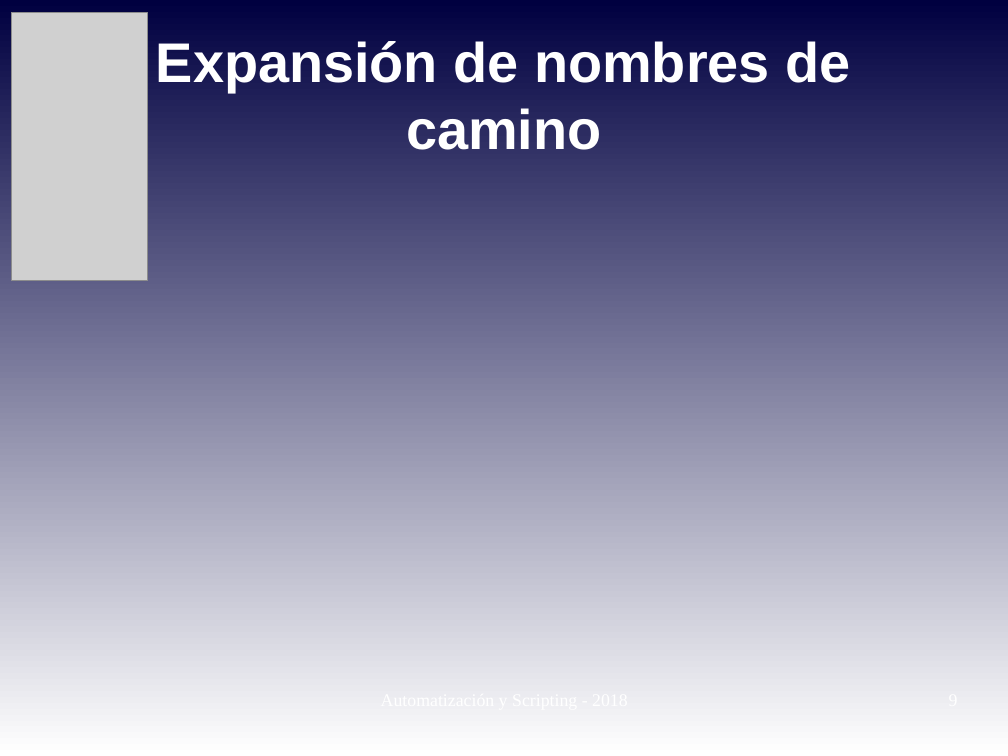
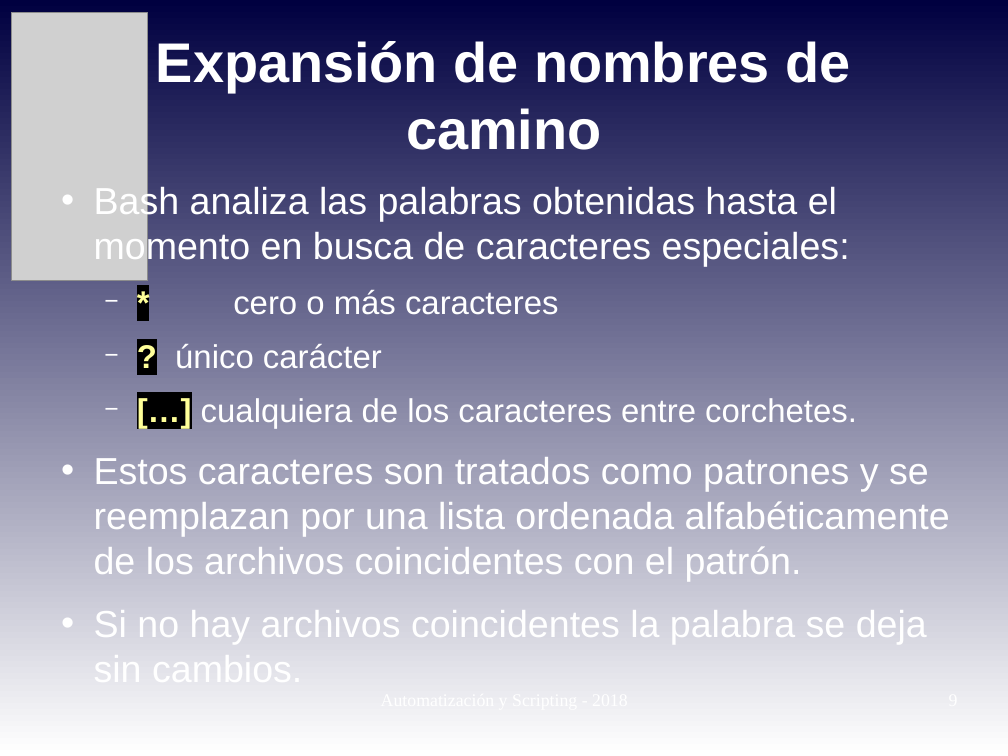
Before and after one commit to niniadcobre/-AutoyScripting, a slide deck: slide 9 of clases/AYS_clase05.odp. Drawn at 1008x756 pixels with LibreOffice and Linux fonts; fonts in the diff are those of the drawing; grey boxes stand for pictures. Boxes give left, top, right and bottom in pixels: in the first picture for what was removed or moved away, otherwise in the second. Text is boxed around its words. In the diff, an @@ line names an element or a change of style, - is before the commit and + after.

```diff
--- a/clases/AYS_clase05.odp
+++ b/clases/AYS_clase05.odp
@@ text added at (94,184,950,646), 29.6 pt, text #FFFFFF @@
+• Bash analiza las palabras obtenidas hasta el momento en busca de caracteres especiales:
+  − * cero o más caracteres
+  − ? único carácter
+  − […] cualquiera de los caracteres entre corchetes.
+• Estos caracteres son tratados como patrones y se reemplazan por una lista ordenada alfabéticamente de los archivos coincidentes con el patrón.
+• Si no hay archivos coincidentes la palabra se deja sin cambios.
```
Also in this commit, not shown: 2 other slides changed, 3 other files.
